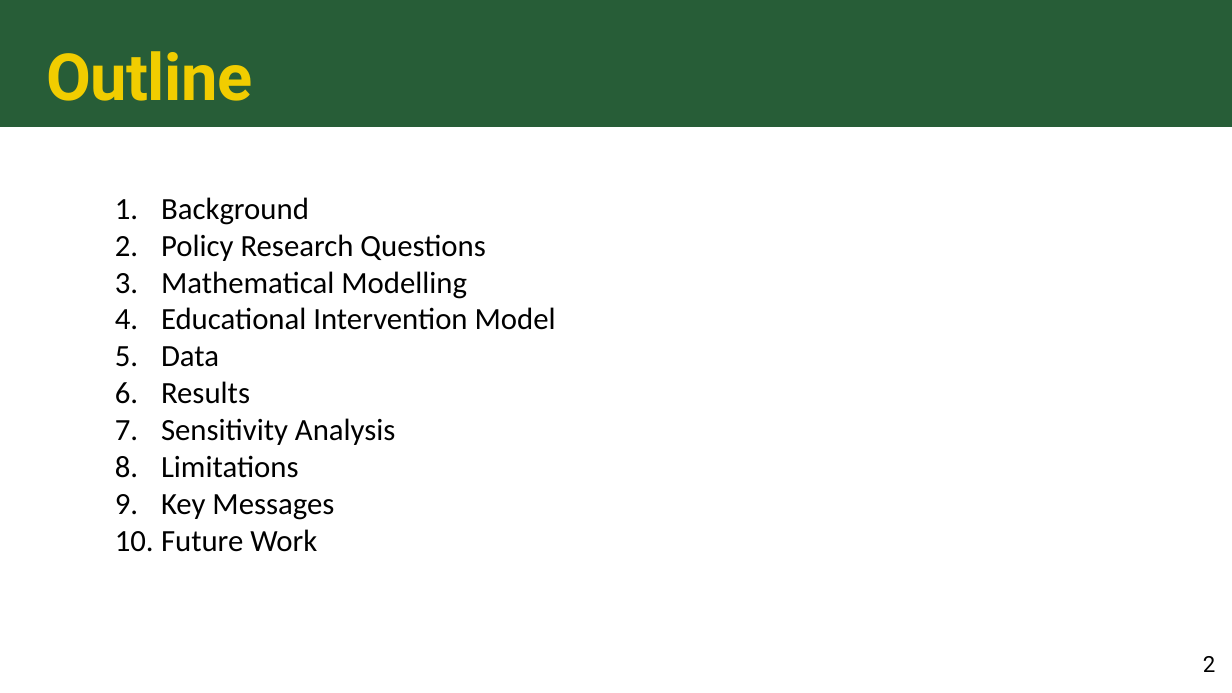
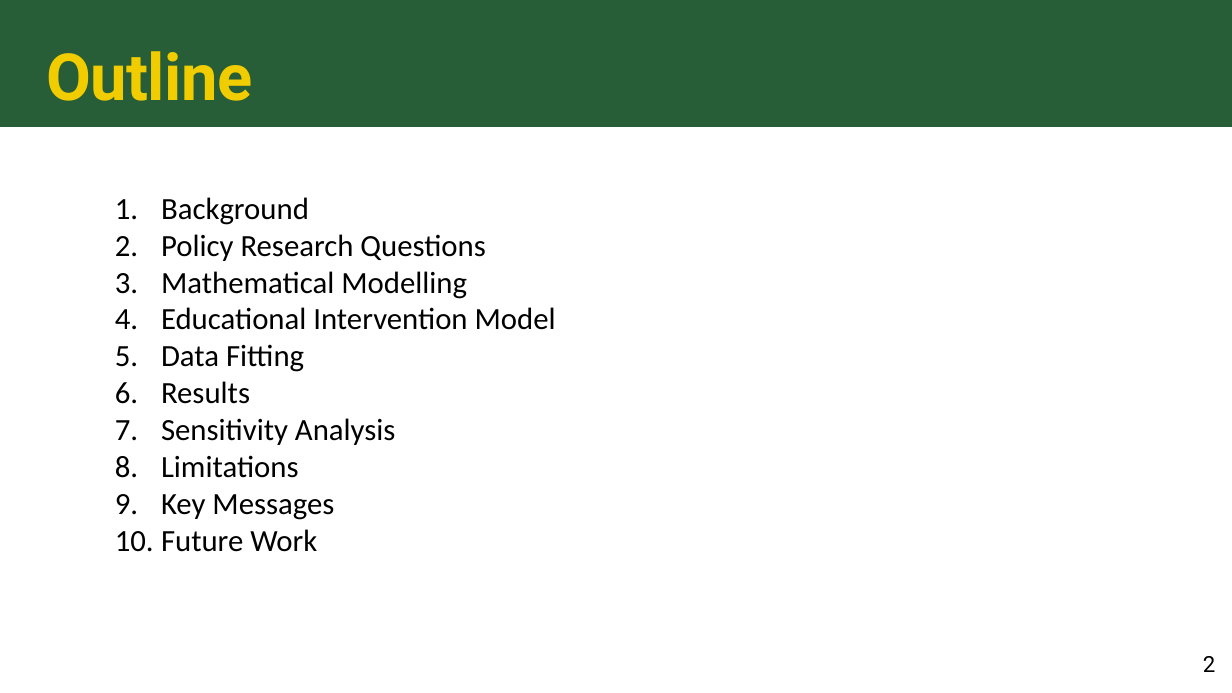
Before and after one commit to colbychristian/mpox_sier, a slide deck: slide 2 of Mpox_education_PPT.pptx. Drawn at 1232x693 pixels with LibreOffice and Linux fonts; fonts in the diff are those of the drawing. Boxes give left, top, right and bottom in pixels: in the first picture for what was removed or moved away, otherwise in the second. Text is boxed around its words. In the diff, an @@ line names an element or a change of style, - is before the commit and + after.

```diff
--- a/Mpox_education_PPT.pptx
+++ b/Mpox_education_PPT.pptx
@@ text at (161,344,304,372): text changed @@
-5. Data
+5. Data Fitting
```
Also in this commit, not shown: 9 other slides changed, 6 slides added, 4 slides removed.
